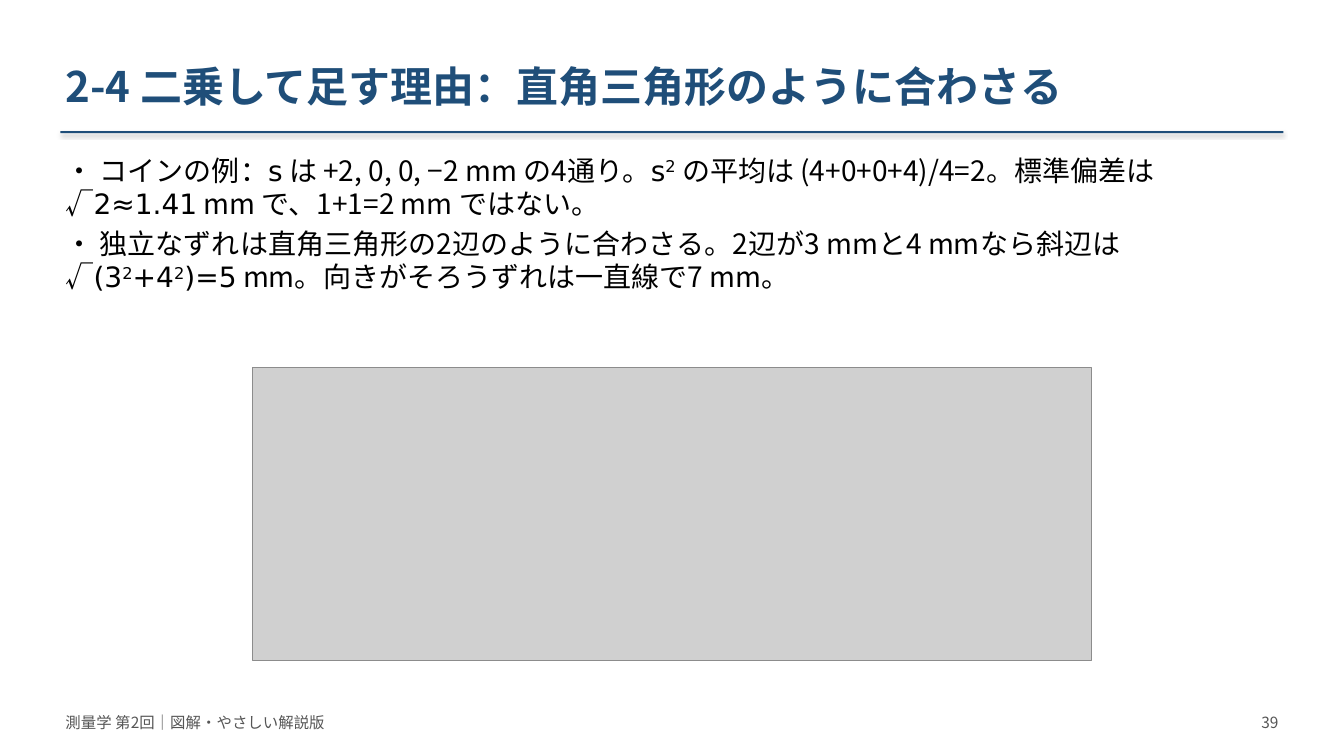
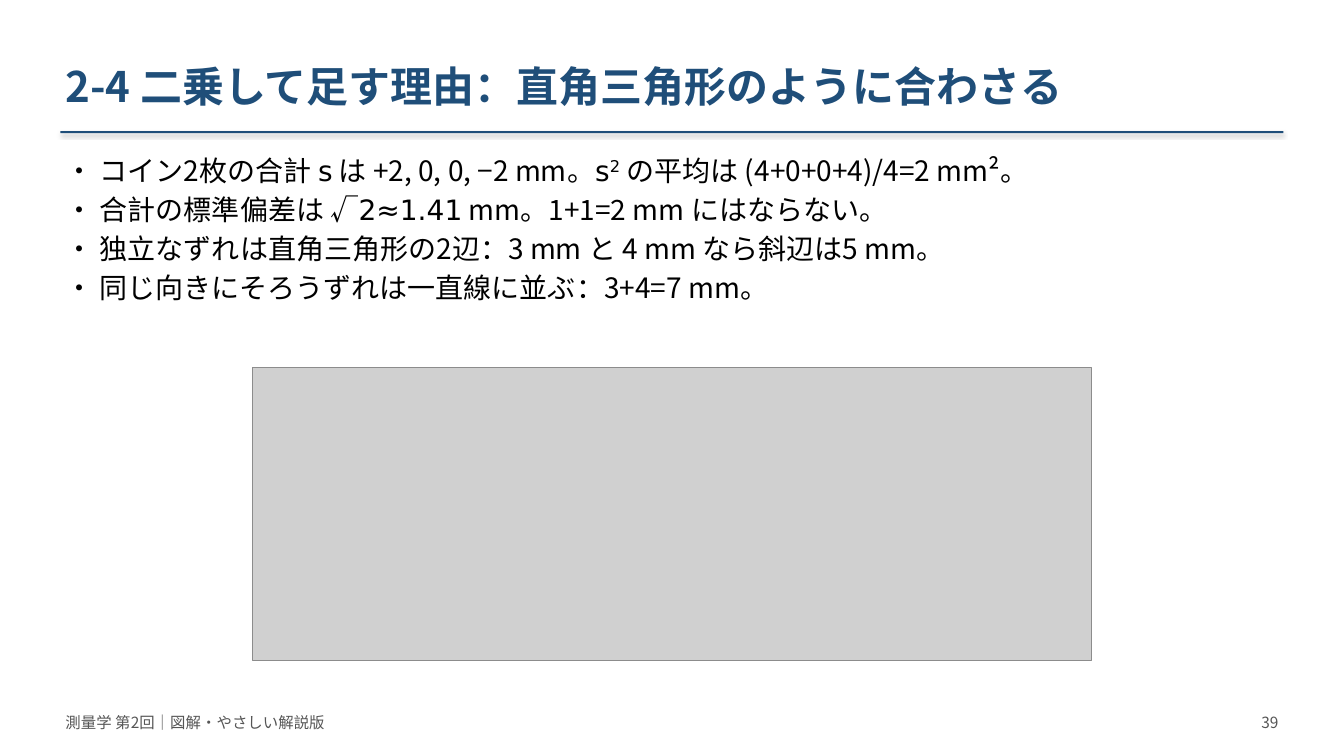
Before and after one commit to NN3210/Lecture, a slide deck: slide 39 of Surveying/materials/slides/第02回_測量の基礎と誤差論/改訂版_20261008/測量学_第02回_図解改訂版.pptx. Drawn at 1344x756 pixels with LibreOffice and Linux fonts; fonts in the diff are those of the drawing; grey boxes stand for pictures. Boxes give left, top, right and bottom in pixels: in the first picture for what was removed or moved away, otherwise in the second. Text is boxed around its words. In the diff, an @@ line names an element or a change of style, - is before the commit and + after.

```diff
--- a/Surveying/materials/slides/第02回_測量の基礎と誤差論/改訂版_20261008/測量学_第02回_図解改訂版.pptx
+++ b/Surveying/materials/slides/第02回_測量の基礎と誤差論/改訂版_20261008/測量学_第02回_図解改訂版.pptx
@@ text at [100, 156, 1029, 301]: text changed @@
-• コインの例：s は +2, 0, 0, −2 mm の4通り。s2 の平均は (4+0+0+4)/4=2。標準偏差は √2≈1.41 mm で、1+1=2 mm ではない。
-• 独立なずれは直角三角形の2辺のように合わさる。2辺が3 mmと4 mmなら斜辺は √(32+42)=5 mm。向きがそろうずれは一直線で7 mm。
+• コイン2枚の合計 s は +2, 0, 0, −2 mm。s2 の平均は (4+0+0+4)/4=2 mm²。
+• 合計の標準偏差は √2≈1.41 mm。1+1=2 mm にはならない。
+• 独立なずれは直角三角形の2辺：3 mm と 4 mm なら斜辺は5 mm。
+• 同じ向きにそろうずれは一直線に並ぶ：3+4=7 mm。
```
Also in this commit, not shown: 1 other slide changed, 16 other files.
